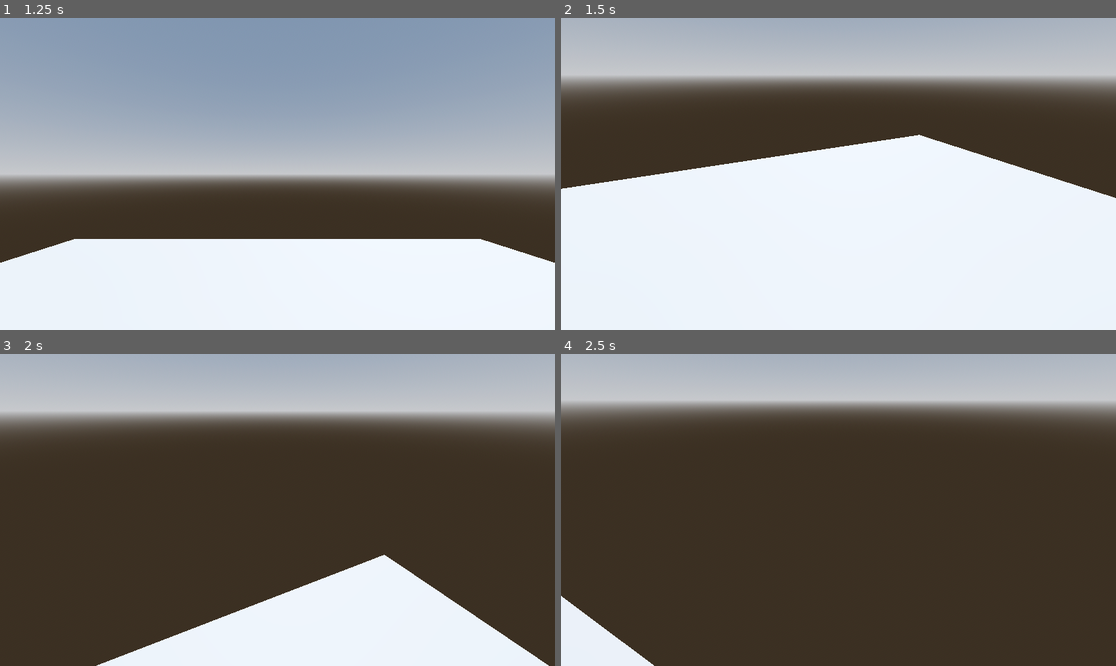
Above: before the commit, frames 1-4 (two rows, left to right).
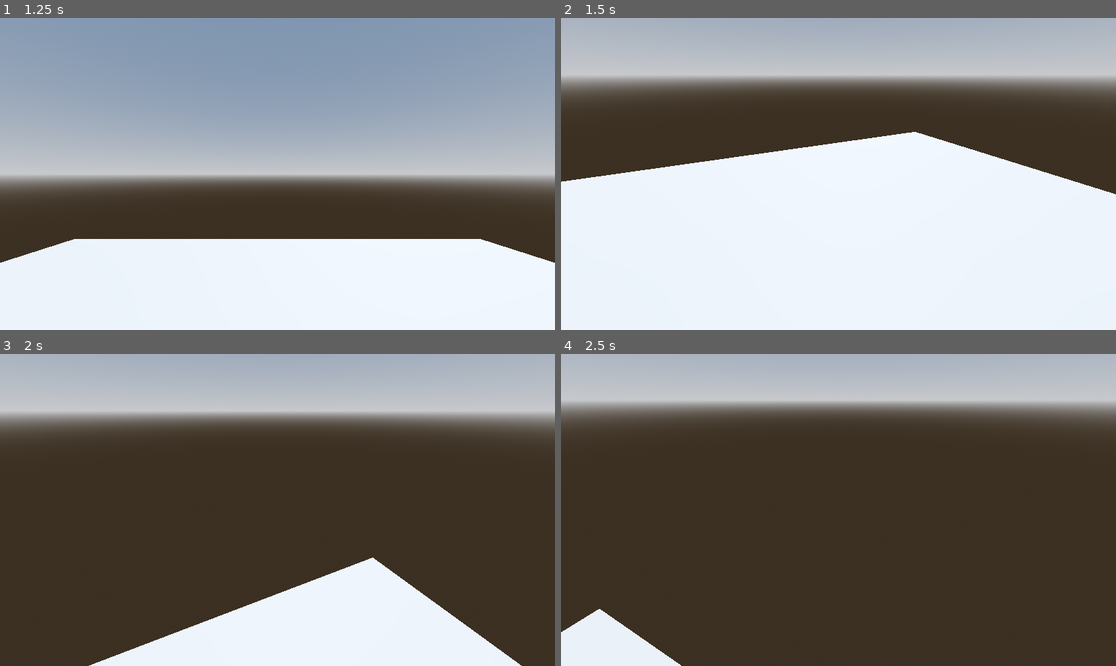
Above: after the commit, the same moments.

Repository: theTyrantPenguinKing/DaemonRealm
Game: Godot game, scene res://main/main.tscn
Two runs of this game, one before a commit and one after it. Both use one fixed random seed, a clock stepped at 60 frames per second and the inputs below.
Inputs (mouse positions are in pixels of both pictures, inside the frame that each line leads up to):
- Up to frame 1 (1.25 s): click "NewGame" at 0.5 s
- Up to frame 2 (1.5 s): tap Enter at 1.25 s; move the mouse to (866, 174) at 1.27 s; hold W (move_forward) from 1.28 s (still down); hold C (crouch) from 1.28 s (still down)
- Up to frame 3 (2 s): keep holding W (move_forward); keep holding C (crouch); tap Shift (jump) at 1.52, 1.82 s; tap Space (sprint) at 1.55 s
- Up to frame 4 (2.5 s): keep holding W (move_forward); move the mouse to (810, 510) at 2.02 s; release C (crouch) at 2.03 s; tap Space (sprint) at 2.1 s; tap Shift (jump) at 2.27, 2.3 s

Frame 1 is identical in both runs. In frame 2, 1.4% of the frame differs, in the area x 0-100%, y 36-58%; in frame 3, 1.7%, in the area x 16-99%, y 64-100%; in frame 4, 1.0%.
Error in both runs: Cannot call method 'play' on a null value. (res://characters/player/scripts/player_crouched.gd:5)

Commit message:
[Feature] Double jump implemented and a small code refactor on MovementFSM

Diff:
--- a/characters/player/player_controller.tscn
+++ b/characters/player/player_controller.tscn
@@ -9,6 +9,7 @@
 [ext_resource type="Script" path="res://characters/player/scripts/jump_fsm.gd" id="6_7pu0j"]
 [ext_resource type="Script" path="res://characters/player/scripts/player_not_jumping.gd" id="7_fdteq"]
 [ext_resource type="Script" path="res://characters/player/scripts/player_jumping.gd" id="8_fniqy"]
+[ext_resource type="Script" path="res://characters/player/scripts/jumping_air.gd" id="10_8mus1"]
 [ext_resource type="Script" path="res://characters/player/scripts/crouch_fsm.gd" id="10_a2fxy"]
 [ext_resource type="Script" path="res://characters/player/scripts/player_uncrouched.gd" id="11_162c8"]
 [ext_resource type="Script" path="res://characters/player/scripts/player_crouched.gd" id="12_ph3rd"]
@@ -328,6 +329,9 @@
 [node name="Jumping" type="Node" parent="JumpFSM"]
 script = ExtResource("8_fniqy")
 
+[node name="JumpingAir" type="Node" parent="JumpFSM"]
+script = ExtResource("10_8mus1")
+
 [node name="CrouchFSM" type="Node" parent="." node_paths=PackedStringArray("initial_state")]
 script = ExtResource("10_a2fxy")
 initial_state = NodePath("Uncrouched")
--- /dev/null
+++ b/characters/player/scripts/jumping_air.gd
@@ -0,0 +1,12 @@
+extends JumpFSM
+class_name JumpingAir
+
+func enter() -> void:
+	pass
+
+func exit() -> void:
+	pass
+
+func update() -> void:
+	if actor.is_on_floor():
+		SignalBus.player_jump_state_changed.emit(self, "notjumping")
--- a/characters/player/scripts/movement_fsm.gd
+++ b/characters/player/scripts/movement_fsm.gd
@@ -26,9 +26,6 @@
 		mutex.lock()
 		current_state.update()
 		mutex.unlock()
-
-func get_current_state_name() -> String:
-	return key
 
 func enter() -> void:
 	pass
--- a/characters/player/scripts/player_controller.gd
+++ b/characters/player/scripts/player_controller.gd
@@ -15,14 +15,11 @@
 @export_range(45.0, 90.0, 0.1, "radians_as_degrees") \
 		var upper_vertical_angle : float = deg_to_rad(75.0)
 
-@onready var movement_fsm : MovementFSM = $MovementFSM
-@onready var jump_fsm : JumpFSM = $JumpFSM
-@onready var crouch_fsm : CrouchFSM = $CrouchFSM
 
 var input_dir : Vector2
 var direction : Vector3
 var speed : float
-var interpolation_amount : float = 1 / 8.0
+var interpolation_amount = 0.15
 
 func _ready() -> void:
 	pass
@@ -45,22 +42,8 @@
 		velocity += get_gravity() * delta
 
 	update_direction()
-	update_velocity()
 
 	move_and_slide()
 
 func update_direction() -> void:
 	direction = global_transform.basis * Vector3(input_dir.x, 0.0, input_dir.y)
-
-func update_velocity() -> void:
-	var state_name : String = movement_fsm.get_current_state_name().to_lower()
-	match state_name:
-		"idle":
-			speed = 0.0
-		"walking":
-			speed = player_data.walking_speed
-		"sprinting":
-			speed = player_data.sprinting_speed
-
-	velocity.x = direction.x * speed
-	velocity.z = direction.z * speed
--- a/characters/player/scripts/player_idle.gd
+++ b/characters/player/scripts/player_idle.gd
@@ -2,7 +2,8 @@
 class_name Idle
 
 func enter() -> void:
-	pass
+	actor.velocity.x = lerp(actor.velocity.x, 0.0, actor.interpolation_amount)
+	actor.velocity.z = lerp(actor.velocity.z, 0.0, actor.interpolation_amount)
 
 func exit() -> void:
 	pass
@@ -12,3 +13,8 @@
 
 	if actor.input_dir != Vector2.ZERO:
 		SignalBus.player_movement_state_changed.emit(self, "walking")
+	else:
+		actor.velocity.x = lerp(actor.velocity.x, 0.0,\
+				actor.interpolation_amount)
+		actor.velocity.z = lerp(actor.velocity.z, 0.0,\
+				actor.interpolation_amount)
--- a/characters/player/scripts/player_jumping.gd
+++ b/characters/player/scripts/player_jumping.gd
@@ -8,5 +8,9 @@
 	pass
 
 func update() -> void:
+	if not actor.is_on_floor() and Input.is_action_just_pressed("jump"):
+		SignalBus.player_jump_state_changed.emit(self, "jumpingair")
+		actor.velocity.y = actor.player_data.jumping_speed
+
 	if actor.is_on_floor():
 		SignalBus.player_jump_state_changed.emit(self, "notjumping")
--- a/characters/player/scripts/player_sprinting.gd
+++ b/characters/player/scripts/player_sprinting.gd
@@ -2,7 +2,10 @@
 class_name Sprinting
 
 func enter() -> void:
-	pass
+	actor.velocity.x = lerp(actor.velocity.x, actor.direction.x * \
+			actor.player_data.sprinting_speed, actor.interpolation_amount)
+	actor.velocity.z = lerp(actor.velocity.z, actor.direction.z * \
+			actor.player_data.sprinting_speed, actor.interpolation_amount)
 
 func exit() -> void:
 	pass
@@ -11,6 +14,11 @@
 	actor.input_dir = Global.get_input_dir()
 
 	if actor.input_dir != Vector2.ZERO:
+		actor.velocity.x = lerp(actor.velocity.x, actor.direction.x * \
+				actor.player_data.sprinting_speed, actor.interpolation_amount)
+		actor.velocity.z = lerp(actor.velocity.z, actor.direction.z * \
+				actor.player_data.sprinting_speed, actor.interpolation_amount)
+
 		if Input.is_action_just_released("sprint"):
 			SignalBus.player_movement_state_changed.emit(self, "walking")
 	else:
--- a/characters/player/scripts/player_walking.gd
+++ b/characters/player/scripts/player_walking.gd
@@ -2,7 +2,10 @@
 class_name Walking
 
 func enter() -> void:
-	pass
+	actor.velocity.x = lerp(actor.velocity.x, actor.direction.x * \
+			actor.player_data.walking_speed, actor.interpolation_amount)
+	actor.velocity.z = lerp(actor.velocity.z, actor.direction.z * \
+			actor.player_data.walking_speed, actor.interpolation_amount)
 
 func exit() -> void:
 	pass
@@ -11,6 +14,11 @@
 	actor.input_dir = Global.get_input_dir()
 
 	if actor.input_dir != Vector2.ZERO:
+		actor.velocity.x = lerp(actor.velocity.x, actor.direction.x * \
+				actor.player_data.walking_speed, actor.interpolation_amount)
+		actor.velocity.z = lerp(actor.velocity.z, actor.direction.z * \
+				actor.player_data.walking_speed, actor.interpolation_amount)
+
 		if Input.is_action_pressed("sprint"):
 			SignalBus.player_movement_state_changed.emit(self, "sprinting")
 	else:
Not shown: 1 places in characters/player/player_controller.tscn that only renumber resources
